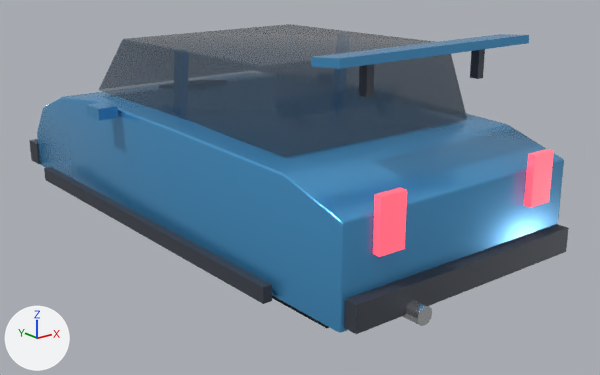
A saved change to the glTF model public/models/michi.glb.
The view is the same before and after, from a 50 mm lens placed at (-3.47, -4.86, 2.33), pointed at (0.24, -0.23, 0.48). Every picture has the same lights, and +X, +Y and +Z are marked at lower left. The picture after the commit comes second. Where no turn or scale is listed for an object, it has been applied to the vertices.

The first picture shows 'body_shell', 'brake_light_L', 'brake_light_R', 'cabin_glass', 'exhaust_0', 'mirror_L', 'rear_bumper', 'skirt_L', 'spoiler_stand_R', 'spoiler_wing' and 3 more.
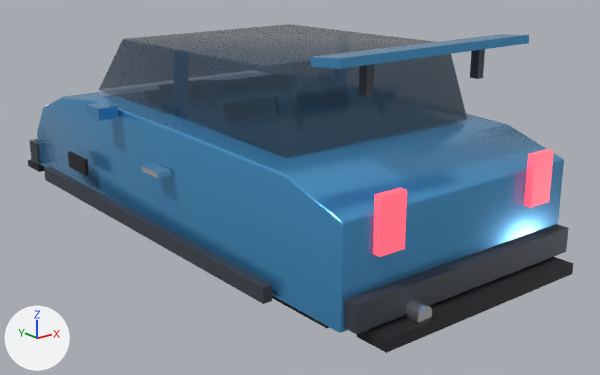
Boxes (x1, y1, x2, y2) around the edits, measured in the pictures (600 x 375 px):
'body_shell', surface changed: (37, 95, 562, 267) in both
'rear_diffuser', added (black): after (357, 257, 574, 353)
'side_vent_L', added: after (68, 151, 89, 175)
'door_handle_L', added: after (142, 164, 171, 178)
'front_splitter', added: after (28, 159, 45, 172)

The change, as a list of edits to the scene's bpy script:
```text
Change mat_bodypaint:
    mat_bodypaint.roughness: 0.26 -> 0.2
Change mat_glass:
    mat_glass.alpha: 0.7 -> 0.74
Add me_side_vent_l:
    me_side_vent_l.from_pydata(...)  # a box spanning x -0.012..0.012, y -0.15..0.15, z -0.06..0.06
    me_side_vent_l.materials.append(mat_dark)  # black #27272c
Add me_rear_diffuser:
    me_rear_diffuser.from_pydata(...)  # a box spanning x -0.8..0.8, y -0.11..0.11, z -0.04..0.04
    me_rear_diffuser.materials.append(mat_dark)  # black #27272c
Add me_front_splitter:
    me_front_splitter.from_pydata(...)  # a box spanning x -0.87..0.87, y -0.12..0.12, z -0.03..0.03
    me_front_splitter.materials.append(mat_dark)  # black #27272c
Add me_door_handle_l:
    me_door_handle_l.from_pydata(...)  # a box spanning x -0.05..0.05, y -0.1..0.1, z -0.018..0.018
    me_door_handle_l.materials.append(mat_chrome)  # white #edf1f3
Add ob_side_vent_l:
    ob_side_vent_l = bpy.data.objects.new('side_vent_L', me_side_vent_l)
    ob_side_vent_l.location = (-0.978, 0.95, 0.62)
Add ob_rear_diffuser:
    ob_rear_diffuser = bpy.data.objects.new('rear_diffuser', me_rear_diffuser)
    ob_rear_diffuser.location = (0.0, -2.1, 0.33)
Add ob_front_splitter:
    ob_front_splitter = bpy.data.objects.new('front_splitter', me_front_splitter)
    ob_front_splitter.location = (0.0, 2.17, 0.31)
Add ob_door_handle_l:
    ob_door_handle_l = bpy.data.objects.new('door_handle_L', me_door_handle_l)
    ob_door_handle_l.location = (-0.982, -0.28, 0.84)
```
